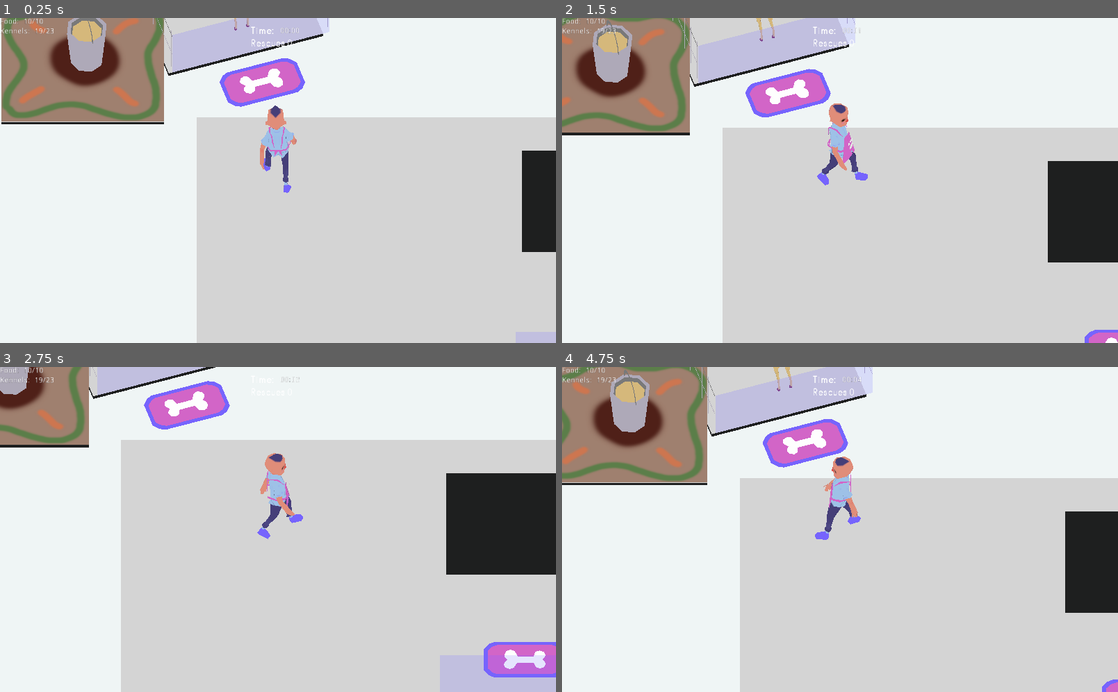
Above: before the commit, frames 1-4 (two rows, left to right).
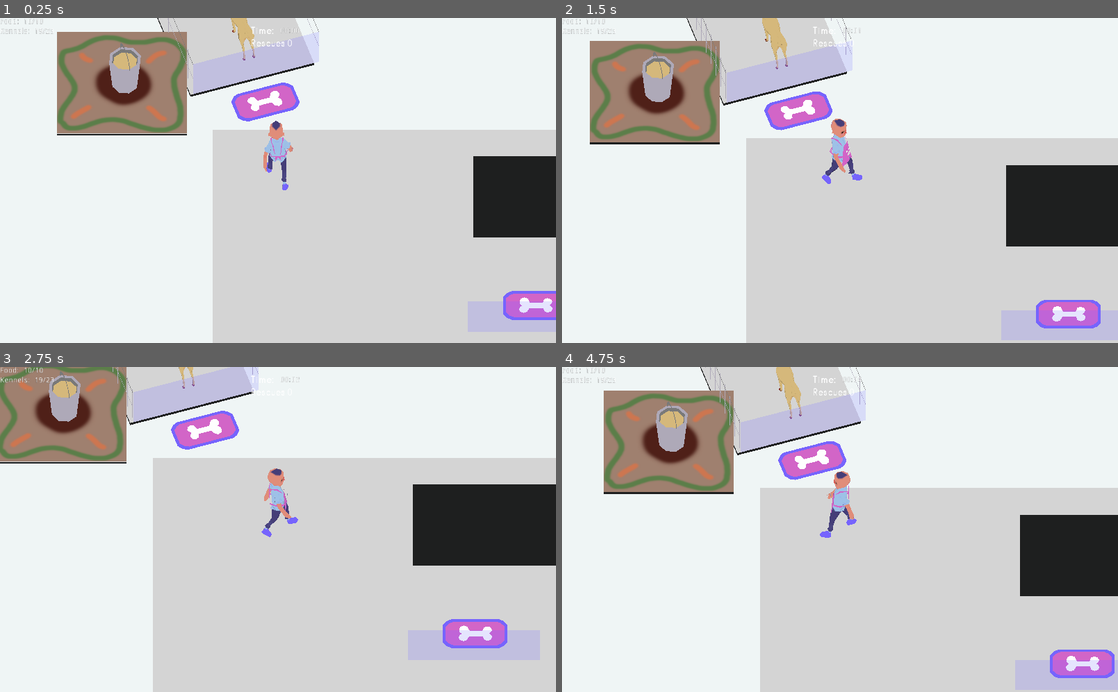
Above: after the commit, the same moments.

Repository: DevinPentecost/ld42
Game: Godot game, scene res://test_scenes/CharacterTest.tscn
The game is run twice, just before and just after one commit, with the same random seed, the same clock (stepped at 60 frames per second) and the same inputs. The project has no main scene, so this scene is started directly.
Inputs (mouse positions are in pixels of both pictures, inside the frame that each line leads up to):
- Up to frame 1 (0.25 s): no input
- Up to frame 2 (1.5 s): tap Enter at 0.5 s; move the mouse to (962, 164) at 0.52 s; hold D (player_move_right) 0.53-1.28 s; tap Space (player_action) at 0.6, 1.35 s; click (962, 164) at 0.67 s; move the mouse to (728, 196) at 1.27 s; hold S (player_move_down) from 1.28 s (still down); click (728, 196) at 1.42 s
- Up to frame 3 (2.75 s): move the mouse to (333, 458) at 2.02 s; release S (player_move_down) at 2.03 s; hold D (player_move_right) from 2.03 s (still down); tap Space (player_action) at 2.1 s; click (333, 458) at 2.17 s
- Up to frame 4 (4.75 s): move the mouse to (812, 594) at 2.77 s; release D (player_move_right) at 2.78 s; hold W (player_move_up) 2.78-3.53 s; tap Space (player_action) at 2.85, 3.6, 4.35 s; click (812, 594) at 2.92 s; move the mouse to (1006, 578) at 3.52 s; hold A (player_move_left) from 3.53 s (still down); click (1006, 578) at 3.67 s; move the mouse to (673, 480) at 4.27 s; click (673, 480) at 4.42 s

The runs differ from the first frame. In frame 1, 22% of the frame differs, in the area x 0-100%, y 0-100%; in frame 2, 22%; in frame 3, 23%; in frame 4, 22%.

Commit message:
Adding game over button

Diff:
--- a/project/objects/game/Camera.tscn
+++ b/project/objects/game/Camera.tscn
@@ -11,10 +11,10 @@
 h_offset = 0.0
 v_offset = 0.0
 doppler_tracking = 0
-projection = 0
+projection = 1
 current = false
 fov = 70.0
-size = 1.0
+size = 10.0
 near = 0.05
 far = 100.0
 script = ExtResource( 1 )
--- a/project/objects/ui/GUI.gd
+++ b/project/objects/ui/GUI.gd
@@ -29,6 +29,17 @@
 #	# Update game logic here.
 #	pass
 
+func _on_GameController_game_over():
+	#Show the game over button
+	$GameOver.visible = true
+
+	#Fade it in
+	$Tween.interpolate_property($GameOver, "modulate", Color(1, 1, 1, 0), Color(1, 1, 1, 1), 1, Tween.TRANS_QUAD, Tween.EASE_IN_OUT)
+	$Tween.start()
+	yield($Tween, "tween_completed")
+
+	#Listen for clicks
+	$GameOver.connect("pressed", self, "_on_GameOver_pressed")
 
 func _on_GameController_score_changed(time, adoptions):
 
@@ -71,3 +82,8 @@
 func _on_Kennel_dog_status_changed(kennel):
 	#Update the bio
 	$BioContainer.update_dog(kennel._active_dog_node)
+
+func _on_GameOver_pressed():
+
+	print("RESTART THE GAME HERE!")
+	pass # replace with function body
--- a/project/objects/ui/GUI.tscn
+++ b/project/objects/ui/GUI.tscn
@@ -1,12 +1,13 @@
-[gd_scene load_steps=6 format=2]
+[gd_scene load_steps=7 format=2]
 
 [ext_resource path="res://objects/ui/GUI.gd" type="Script" id=1]
 [ext_resource path="res://objects/ui/BioContainer.tscn" type="PackedScene" id=2]
 [ext_resource path="res://objects/ui/ScoreContainer.tscn" type="PackedScene" id=3]
 [ext_resource path="res://objects/ui/AdoptionToast.tscn" type="PackedScene" id=4]
 [ext_resource path="res://objects/ui/ResourceContainer.tscn" type="PackedScene" id=5]
+[ext_resource path="res://objects/ui/GameOver.tscn" type="PackedScene" id=6]
 
-[node name="GUI" type="Node"]
+[node name="GUI" type="Node" index="0"]
 
 script = ExtResource( 1 )
 
@@ -18,4 +19,15 @@
 
 [node name="ResourceContainer" parent="." index="3" instance=ExtResource( 5 )]
 
-out_color = Color( 1, 0, 0, 1 )
+[node name="GameOver" parent="." index="4" instance=ExtResource( 6 )]
+
+visible = false
+
+[node name="Tween" type="Tween" parent="." index="5"]
+
+repeat = false
+playback_process_mode = 1
+playback_speed = 1.0
+playback/active = false
+playback/repeat = false
+playback/speed = 1.0
--- /dev/null
+++ b/project/objects/ui/GameOver.tscn
@@ -0,0 +1,24 @@
+[gd_scene load_steps=2 format=2]
+
+[ext_resource path="res://objects/ui/game_over.png" type="Texture" id=1]
+
+[node name="GameOver" type="TextureButton"]
+
+anchor_left = 0.0
+anchor_top = 0.0
+anchor_right = 1.0
+anchor_bottom = 1.0
+rect_pivot_offset = Vector2( 0, 0 )
+rect_clip_content = false
+focus_mode = 2
+mouse_filter = 0
+mouse_default_cursor_shape = 0
+size_flags_horizontal = 1
+size_flags_vertical = 1
+toggle_mode = false
+enabled_focus_mode = 2
+shortcut = null
+group = null
+texture_normal = ExtResource( 1 )
+stretch_mode = 5
+_sections_unfolded = [ "Anchor", "Margin", "Textures" ]
--- a/project/test_scenes/CharacterTest.tscn
+++ b/project/test_scenes/CharacterTest.tscn
@@ -102,8 +102,6 @@
 [node name="Camera" parent="." index="4" instance=ExtResource( 5 )]
 
 environment = SubResource( 1 )
-projection = 1
-size = 8.0
 
 [node name="Kennel" parent="." index="5" instance=ExtResource( 6 )]
 
Binary file added: project/objects/ui/game_over.png
Not shown, added: project/objects/ui/game_over.png.import
